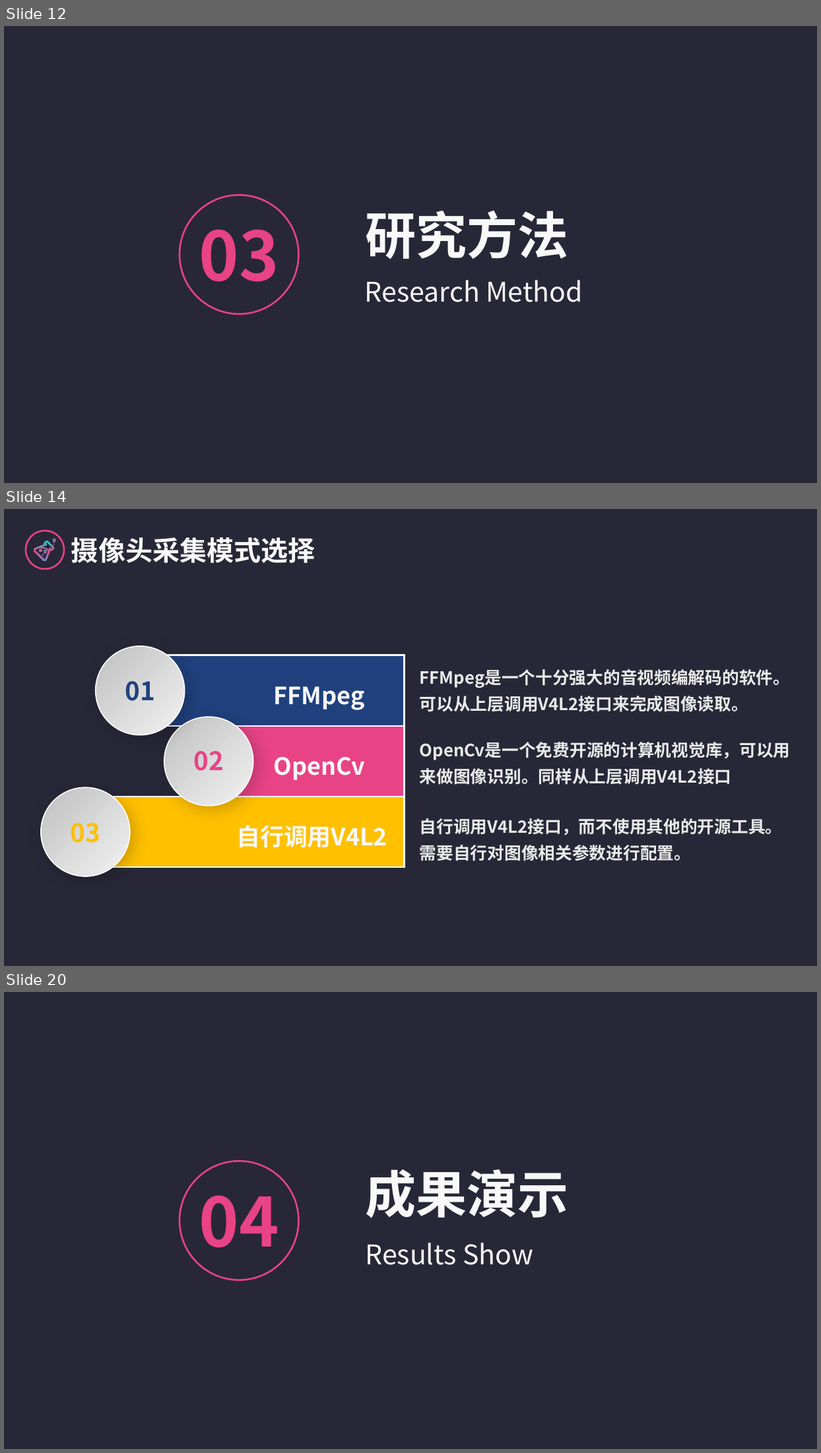
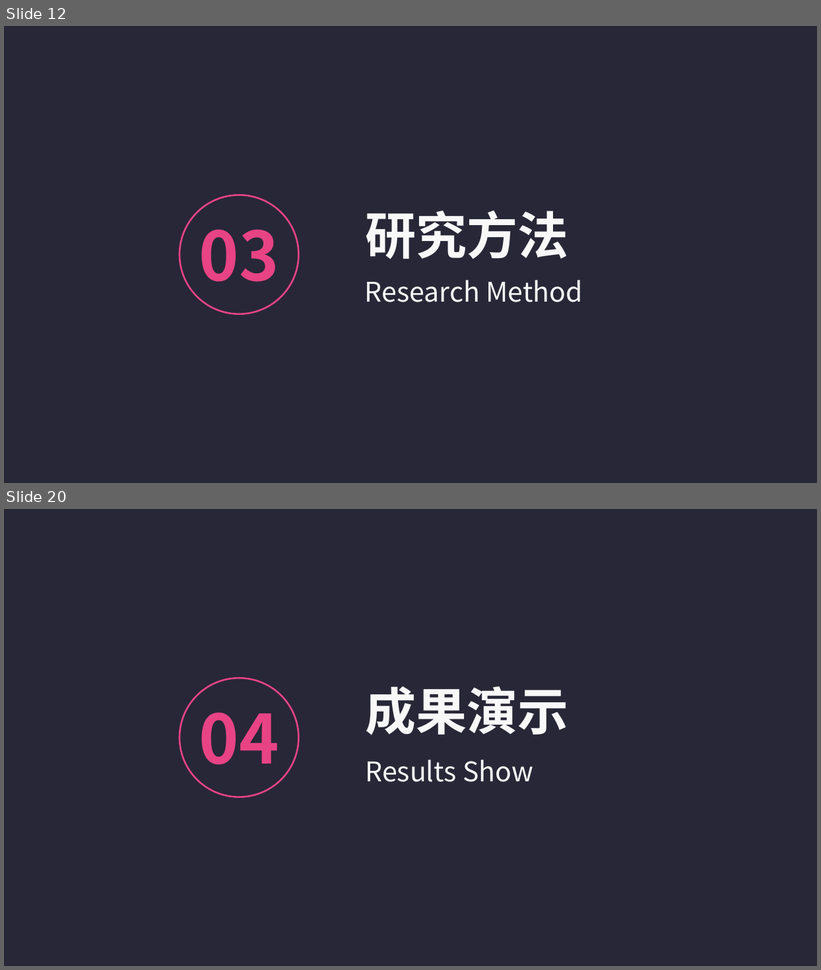
Before and after one commit to logic-basic/Graduation_Project, a slide deck: 答辩演示-党家翮.pptx. Shown one above the other, each under a label of ours: slides 12, 14 and 20 before the commit, slides 12 and 20 after it; the slides between them are not shown. The pictures are 821x1453 and 821x970 pixels, drawn with LibreOffice and Linux fonts; fonts in the diff are those of the drawing. Boxes give left, top, right and bottom in pixels: in the first picture for what was removed or moved away, otherwise in the second. Text is boxed around its words. In the diff, an @@ line names an element or a change of style, - is before the commit and + after.

Commit message:
完成ppt的修改

```diff
--- a/答辩演示-党家翮.pptx
+++ b/答辩演示-党家翮.pptx
@@ slide 14 removed at box(4, 509, 817, 966), background #FFFFFF; not listed: 1 template element that a slide beside it also shows @@
@@ group removed at box(26, 531, 64, 569): 6 freeform shapes, 1 ellipse @@
@@ text removed at box(71, 537, 316, 563) @@
-摄像头采集模式选择
@@ ellipse removed at box(96, 646, 185, 735) @@
@@ rectangle removed at box(140, 656, 404, 726) @@
@@ text removed at box(125, 681, 154, 701) @@
-01
@@ text removed at box(274, 687, 365, 710) @@
-FFMpeg
@@ text removed at box(420, 669, 790, 712) @@
-FFMpeg是一个十分强大的音视频编解码的软件。可以从上层调用V4L2接口来完成图像读取。
@@ ellipse removed at box(164, 717, 253, 806) @@
@@ rectangle removed at box(209, 726, 405, 797) @@
@@ text removed at box(420, 742, 791, 785) @@
-OpenCv是一个免费开源的计算机视觉库，可以用来做图像识别。同样从上层调用V4L2接口
@@ text removed at box(193, 751, 223, 771) @@
-02
@@ text removed at box(274, 757, 365, 780) @@
-OpenCv
@@ ellipse removed at box(40, 788, 129, 877) @@
@@ rectangle removed at box(85, 797, 404, 867) @@
@@ text removed at box(71, 823, 100, 843) @@
-03
@@ text removed at box(236, 825, 387, 848) @@
-自行调用V4L2
@@ text removed at box(420, 819, 783, 861) @@
-自行调用V4L2接口，而不使用其他的开源工具。需要自行对图像相关参数进行配置。
```
Also in this commit, not shown: 6 slides changed, 7 slides added, 5 other slides removed.
